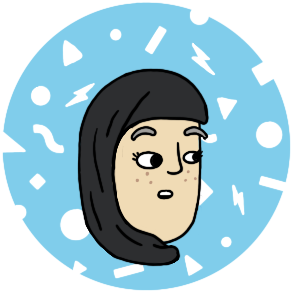
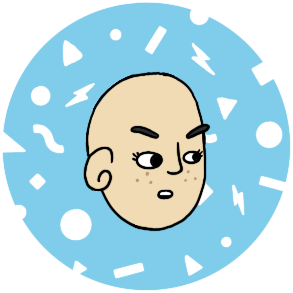
Revision of a layered w=293, h=293 image; what changed, layer by layer:
renamed "Layer 95" to "Layer 142", opacity 36% → 100%, moved it into group "New group", painted on it over [left=90, top=68, right=198, bottom=185]
hid group "New group" (8th of 17, in "Head Coverings") (6 layers) over [left=77, top=68, right=210, bottom=267]
removed layer "Layer 113" from group "New group" over [left=77, top=68, right=210, bottom=267]
renamed "Layer 114" to "Layer 101", hid it, moved it into group "Piercings", painted on it over [left=77, top=69, right=208, bottom=265]
renamed "Layer 83" to "Layer 142", painted on it over [left=129, top=123, right=211, bottom=142]
renamed "Layer 78" to "Layer 143", painted on it over [left=131, top=124, right=210, bottom=140]
removed layer "Layer 78" (2nd of 5, in "Eyebrows" › "Brows 4") from group "Brows 4" over [left=131, top=126, right=208, bottom=140]
removed layer "Layer 78" (3rd of 5, in "Eyebrows" › "Brows 4") from group "Brows 4" over [left=131, top=126, right=208, bottom=140]
renamed "Layer 78" to "Layer 83", moved it into group "Brows 4", painted on it over [left=130, top=125, right=209, bottom=142]
showed group "Face 4" (6 layers) over [left=85, top=71, right=207, bottom=232]
hid group "Face 1" (6 layers) over [left=88, top=71, right=203, bottom=246]
